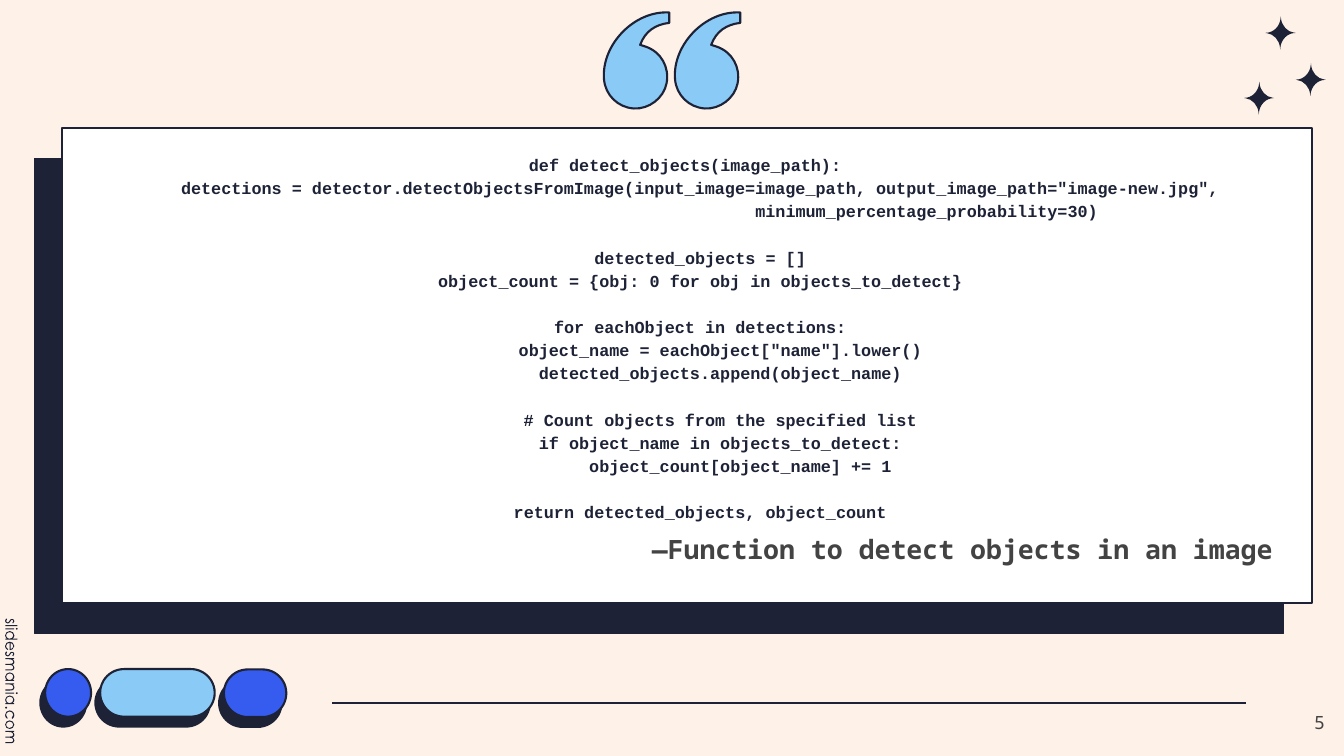
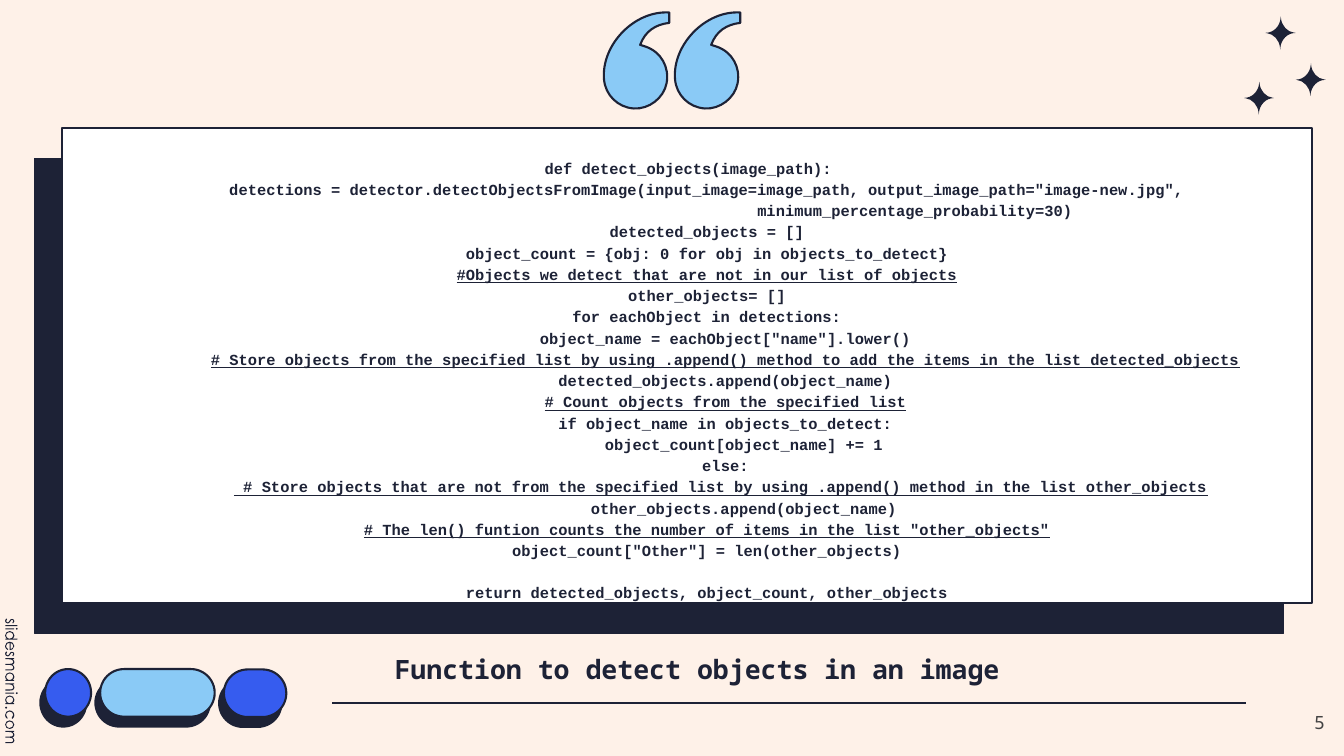
Before and after one commit to GeoSap93/Machine-Learning, a slide deck: slide 5 of Machine Learning - Challenge.pptx. Drawn at 1344x756 pixels with LibreOffice and Linux fonts; fonts in the diff are those of the drawing. Boxes give left, top, right and bottom in pixels: in the first picture for what was removed or moved away, otherwise in the second. Text is boxed around its words. In the diff, an @@ line names an element or a change of style, - is before the commit and + after.

```diff
--- a/Machine Learning - Challenge.pptx
+++ b/Machine Learning - Challenge.pptx
@@ title "def detect_objects(image_path):": place and size @@
-title "def detect_objects(image_path):" at <box>181,158,1218,522</box>
+title "def detect_objects(image_path):" at <box>229,162,1238,603</box>
@@ title at <box>229,162,1183,454</box>: size 12 to 11 pt in "def detect_objects(image_path):", "detections = detector.detectObjectsFromImage(input_image=ima ...", "minimum_percentage_probability=30)", "detected_objects = []" and 7 more places; underline on in "# Count objects from the specified list" @@
@@ title at <box>457,269,957,304</box>: paragraphs added @@
+#Objects we detect that are not in our list of objects
+other_objects= []
@@ title at <box>229,354,1238,369</box>: paragraph added @@
+# Store objects from the specified list by using .append() method to add the items in the list detected_objects
@@ title at <box>262,460,1206,603</box>: text changed; size 12 to 11 pt @@
-return detected_objects, object_count
+else:
+# Store objects that are not from the specified list by using .append() method in the list other_objects
+other_objects.append(object_name)
+# The len() funtion counts the number of items in the list "other_objects"
+object_count["Other"] = len(other_objects)
+return detected_objects, object_count, other_objects
@@ subtitle at <box>395,658,1000,686</box>: text changed; text colour #434343 to #1D2236 @@
-―Function to detect objects in an image
+Function to detect objects in an image
```
Also in this commit, not shown: 2 other slides changed.
